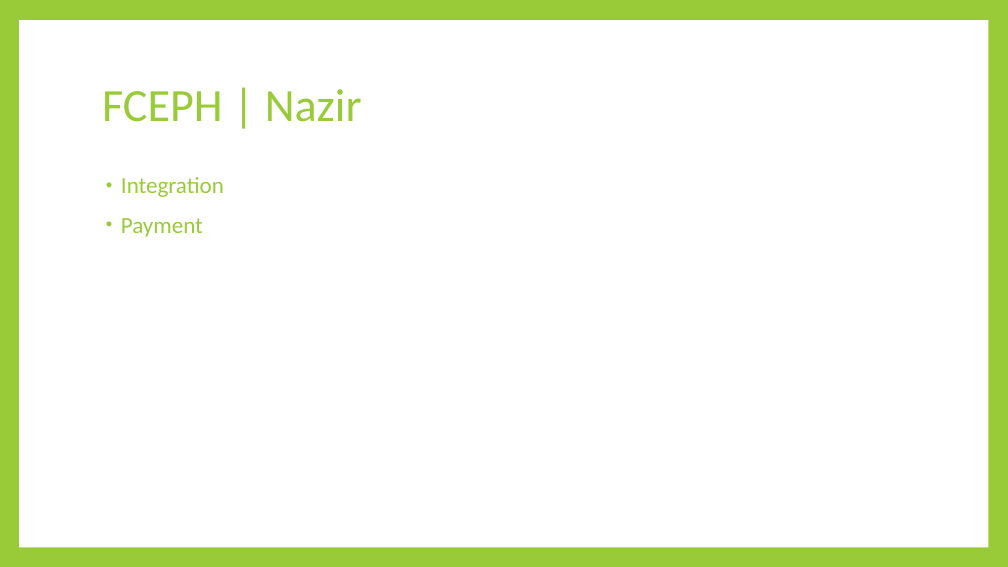
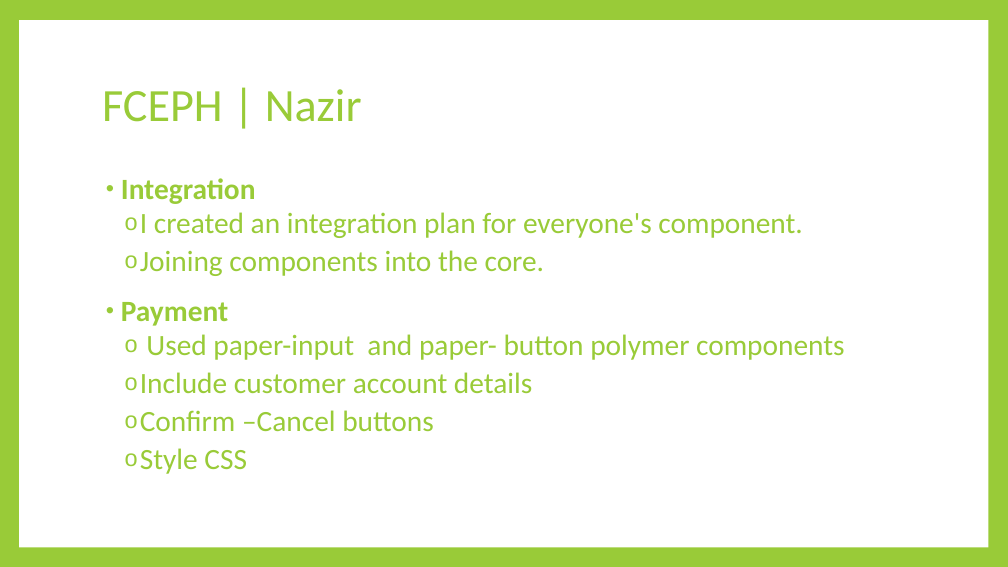
Before and after one commit to AKLBeast/AKLbeast-, a slide deck: slide 8 of Documentation/Group 3 -FCEPH Final.pptx (slide 9 before the commit). Drawn at 1008x567 pixels with LibreOffice and Linux fonts; fonts in the diff are those of the drawing. Boxes give left, top, right and bottom in pixels: in the first picture for what was removed or moved away, otherwise in the second. Text is boxed around its words. In the diff, an @@ line names an element or a change of style, - is before the commit and + after.

```diff
--- a/Documentation/Group 3 -FCEPH Final.pptx
+++ b/Documentation/Group 3 -FCEPH Final.pptx
@@ text at (x1=121, y1=178, x2=256, y2=326): size 22 to 28 pt, bold on in "Integration", "Payment" @@
@@ text at (x1=140, y1=212, x2=802, y2=276): paragraphs added @@
+  o I created an integration plan for everyone's component.
+  o Joining components into the core.
@@ text at (x1=140, y1=334, x2=845, y2=474): paragraphs added @@
+  o Used paper-input and paper- button polymer components
+  o Include customer account details
+  o Confirm –Cancel buttons
+  o Style CSS
```
Also in this commit, not shown: 1 other slide changed, 1 slide added, 2 slides removed.
